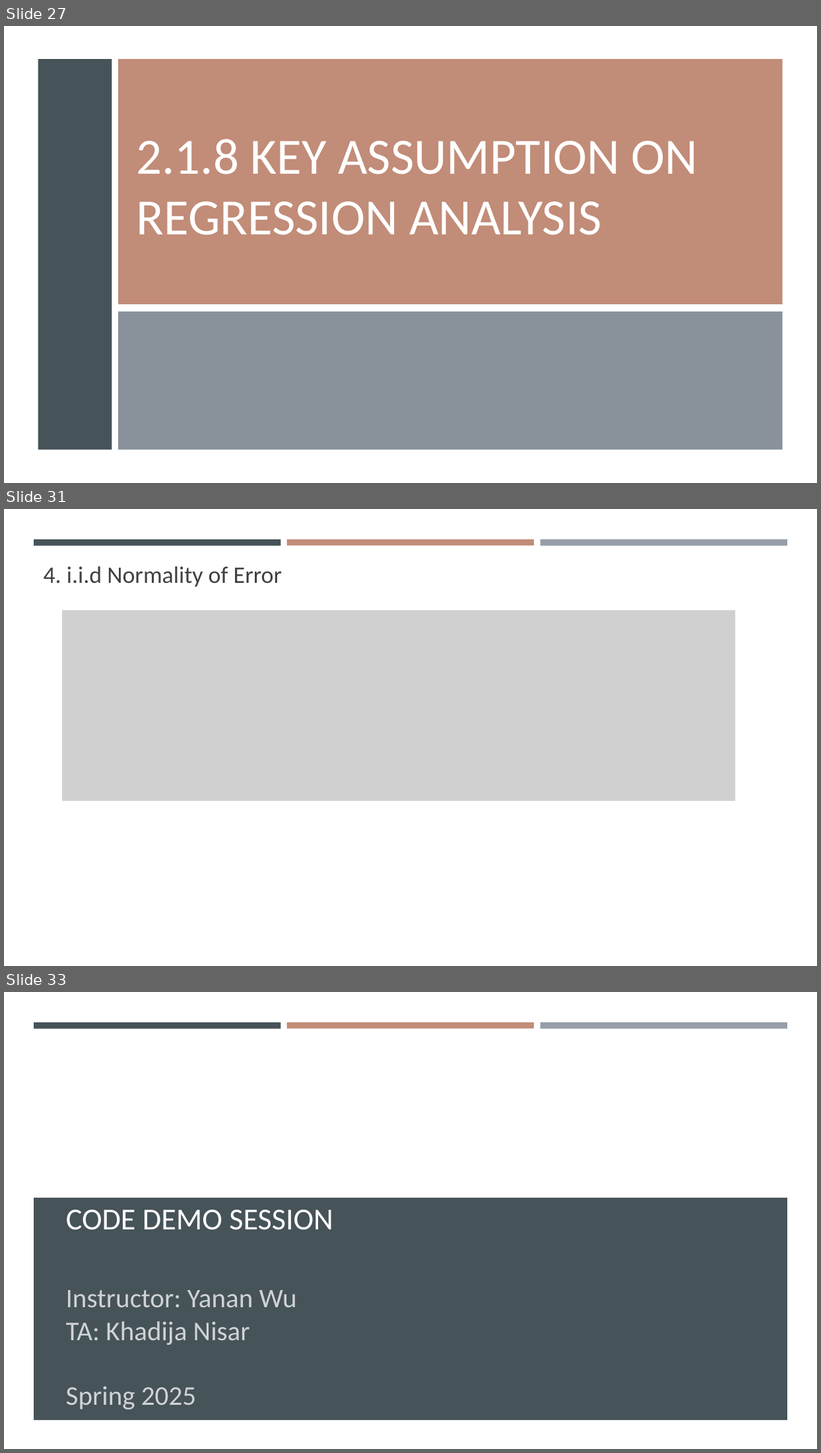
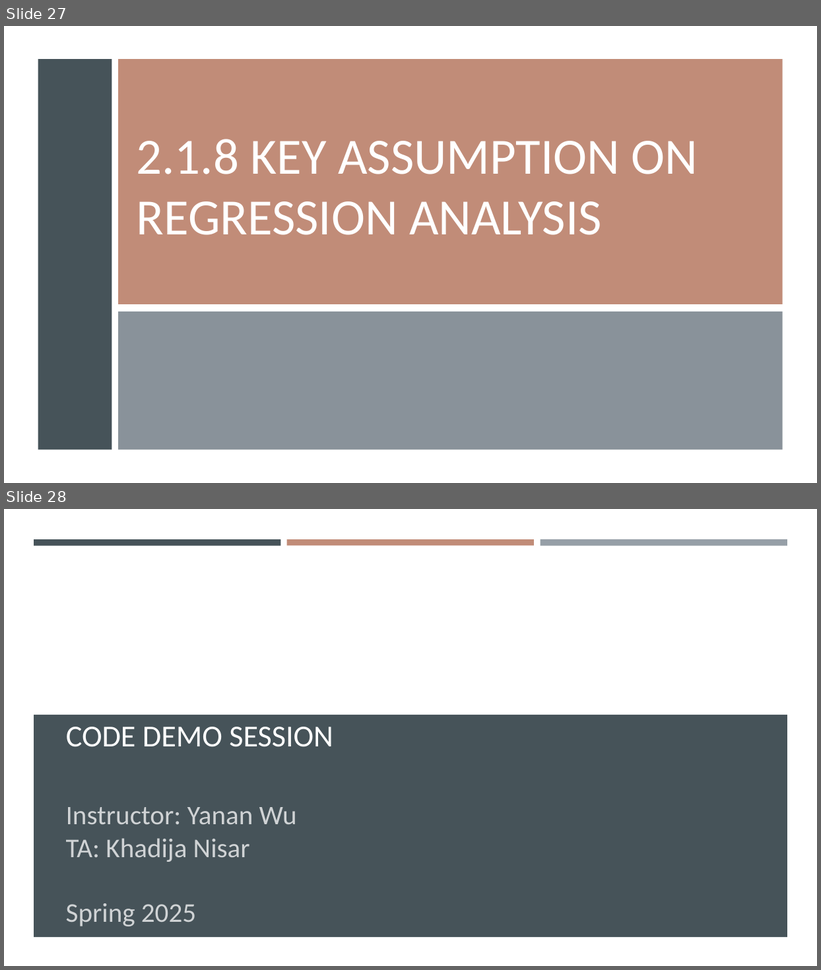
Before and after one commit to gisynw/geog-247, a slide deck: docs/Lectures/Week04/Week04_BivariateRegression_updated.pptx. Shown one above the other, each under a label of ours: slides 27, 31 and 33 before the commit, slides 27 and 28 after it; the slides between them are not shown. The pictures are 821x1453 and 821x970 pixels, drawn with LibreOffice and Linux fonts; fonts in the diff are those of the drawing; grey boxes stand for pictures; background and template pictures are left out. Boxes give left, top, right and bottom in pixels: in the first picture for what was removed or moved away, otherwise in the second. Text is boxed around its words. In the diff, an @@ line names an element or a change of style, - is before the commit and + after.

```diff
--- a/docs/Lectures/Week04/Week04_BivariateRegression_updated.pptx
+++ b/docs/Lectures/Week04/Week04_BivariateRegression_updated.pptx
@@ slide 31 removed at (x1=4, y1=509, x2=817, y2=966), background #FFFFFF; not listed: 3 template elements that a slide beside it also shows @@
@@ text removed at (x1=44, y1=566, x2=282, y2=587) @@
-4. i.i.d Normality of Error
@@ picture removed at (x1=62, y1=610, x2=735, y2=801) @@
@@ what was slide 33 is now slide 28 @@
```
Also in this commit, not shown: 4 other slides removed, 4 other files.
